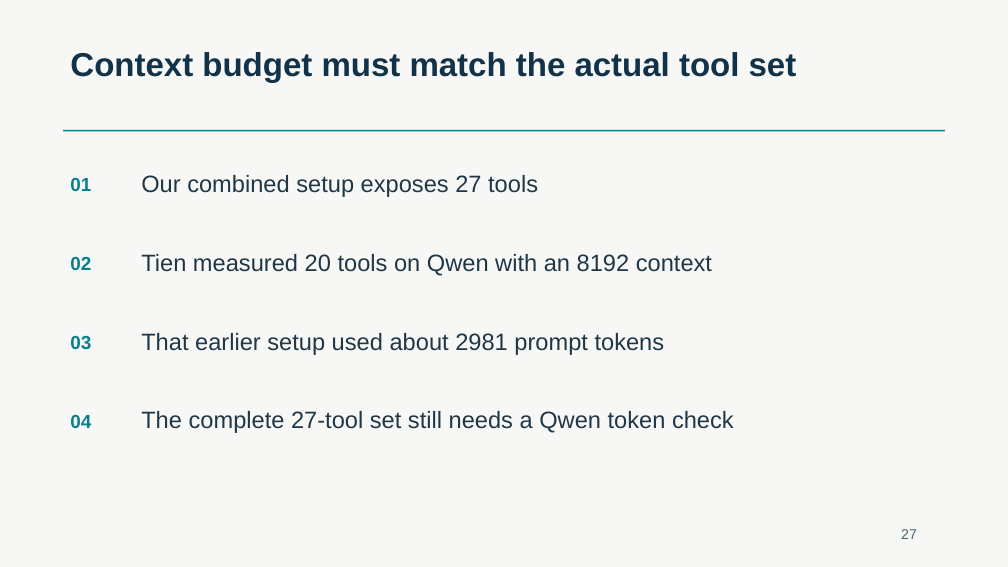
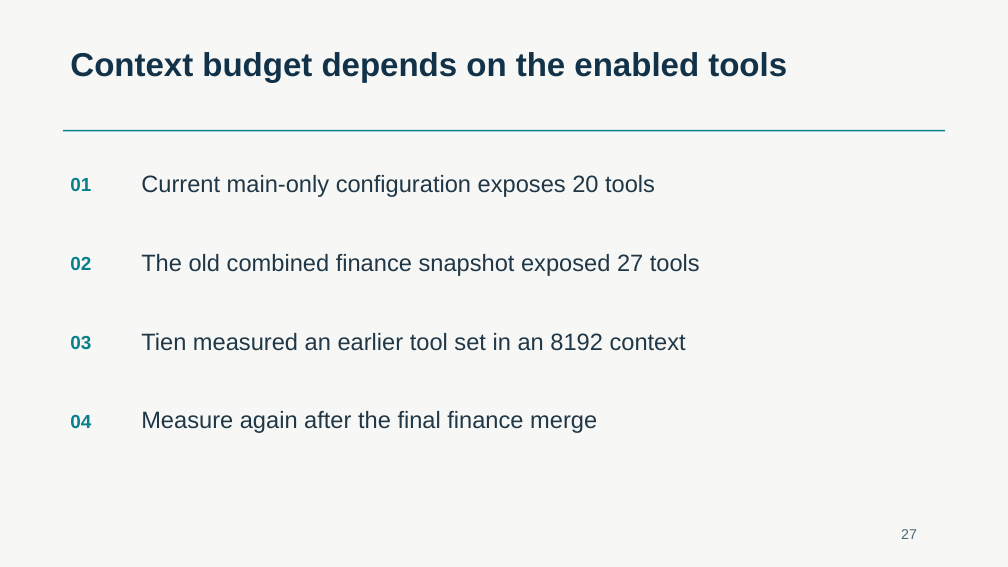
Before and after one commit to HaHiepThanh/mcp-ts, a slide deck: slide 27 of phase2/runs/khoa/MCP-TS-SDK-phase2.pptx. Drawn at 1008x567 pixels with LibreOffice and Linux fonts; fonts in the diff are those of the drawing. Boxes give left, top, right and bottom in pixels: in the first picture for what was removed or moved away, otherwise in the second. Text is boxed around its words. In the diff, an @@ line names an element or a change of style, - is before the commit and + after.

Commit message:
fix(phase2): isolate provisional finance cases and make Khoa runs reproducible

```diff
--- a/phase2/runs/khoa/MCP-TS-SDK-phase2.pptx
+++ b/phase2/runs/khoa/MCP-TS-SDK-phase2.pptx
@@ text at box(70, 52, 787, 82): text changed @@
-Context budget must match the actual tool set
+Context budget depends on the enabled tools
@@ text at box(141, 175, 655, 197): text changed @@
-Our combined setup exposes 27 tools
+Current main-only configuration exposes 20 tools
@@ text at box(141, 254, 700, 276): text changed @@
-Tien measured 20 tools on Qwen with an 8192 context
+The old combined finance snapshot exposed 27 tools
@@ text at box(141, 333, 686, 351): text changed @@
-That earlier setup used about 2981 prompt tokens
+Tien measured an earlier tool set in an 8192 context
@@ text at box(141, 411, 597, 433): text changed @@
-The complete 27-tool set still needs a Qwen token check
+Measure again after the final finance merge
```
Also in this commit, not shown: 15 other slides changed, 30 other files.
